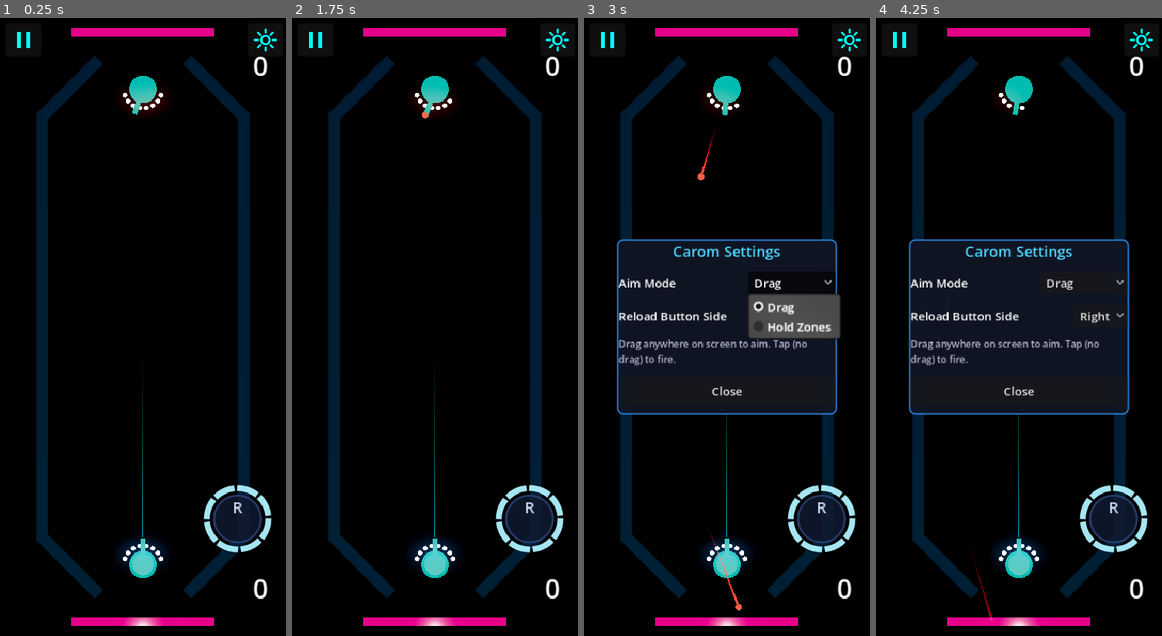
Above: before the commit, frames 1-4 (left to right).
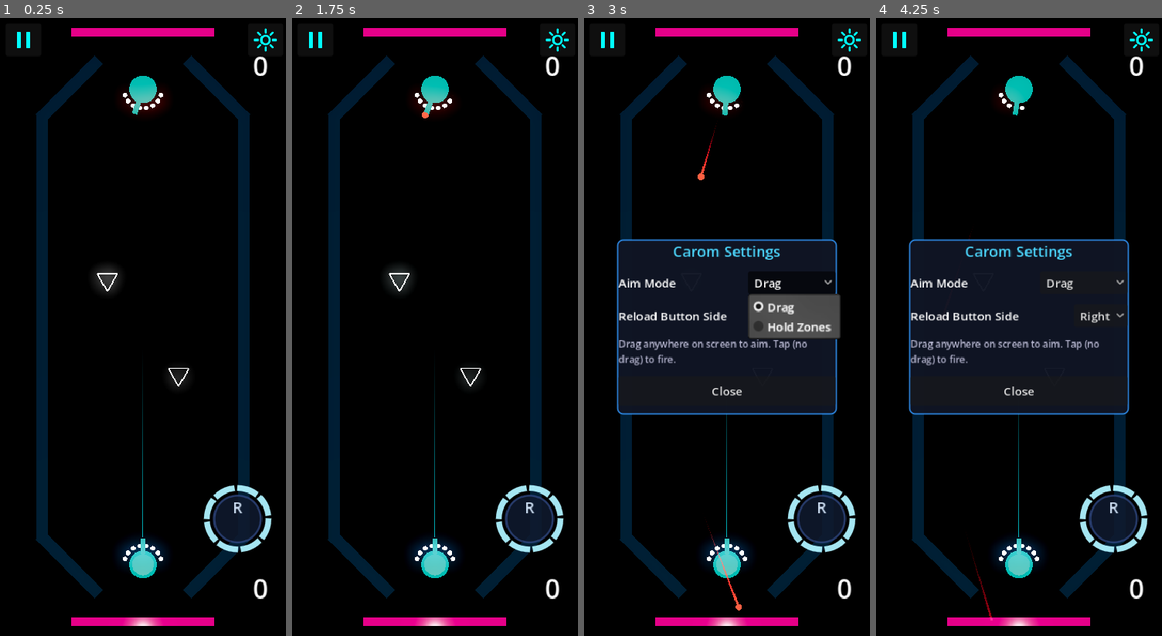
Above: after the commit, the same moments.

Repository: mchambers-mojang/sweet-vinegar-games
Game: Godot game, scene res://carom/scenes/carom_arena.tscn
The game is run twice, just before and just after one commit, with the same random seed, the same clock (stepped at 60 frames per second) and the same inputs. This scene is started directly instead of the project's main scene.
Inputs (mouse positions are in pixels of both pictures, inside the frame that each line leads up to):
- Up to frame 1 (0.25 s): no input
- Up to frame 2 (1.75 s): click (314, 42) at 0.5 s; click "Resume" at 1.25 s
- Up to frame 3 (3 s): click (849, 42) at 2 s; click "Drag" at 2.75 s
- Up to frame 4 (4.25 s): click "Right" at 3.5 s

The runs differ from the first frame. In frame 1, 0.4% of the frame differs, in the area x 32-67%, y 40-60%; in frame 2, 0.4%; in frame 3, less than 0.1%; in frame 4, less than 0.1%.

Commit message:
fix(carom): remove SHADING_MODE_UNSHADED so emission pulse is visible; revert dead .tscn material edit
- Drop shading_mode = SHADING_MODE_UNSHADED: in Godot 4 unshaded
  materials skip emission processing, making the multiplier pulse
  invisible. Default (Spatial) shading is required for emission to work.
- Revert carom_puck.tscn material sub-resource to original values —
  the script's material_override always wins at runtime so the .tscn
  edit was dead code.

Diff:
--- a/carom/scenes/carom_puck.tscn
+++ b/carom/scenes/carom_puck.tscn
@@ -16,8 +16,8 @@
 [sub_resource type="StandardMaterial3D" id="7"]
 albedo_color = Color(0.02, 0.08, 0.1, 1)
 emission_enabled = true
-emission = Color(0.8, 1.0, 1.0, 1)
-emission_energy_multiplier = 2.0
+emission = Color(0.1, 0.7, 0.8, 1)
+emission_energy_multiplier = 1.0
 roughness = 0.2
 
 ; Physics material
--- a/carom/scripts/carom_puck.gd
+++ b/carom/scripts/carom_puck.gd
@@ -31,7 +31,6 @@
 
 func _setup_emission_material() -> void:
 	_puck_material = StandardMaterial3D.new()
-	_puck_material.shading_mode = BaseMaterial3D.SHADING_MODE_UNSHADED
 	_puck_material.albedo_color = Color(0.02, 0.08, 0.1, 1)
 	_puck_material.emission_enabled = true
 	_puck_material.emission = Color(0.8, 1.0, 1.0, 1)
